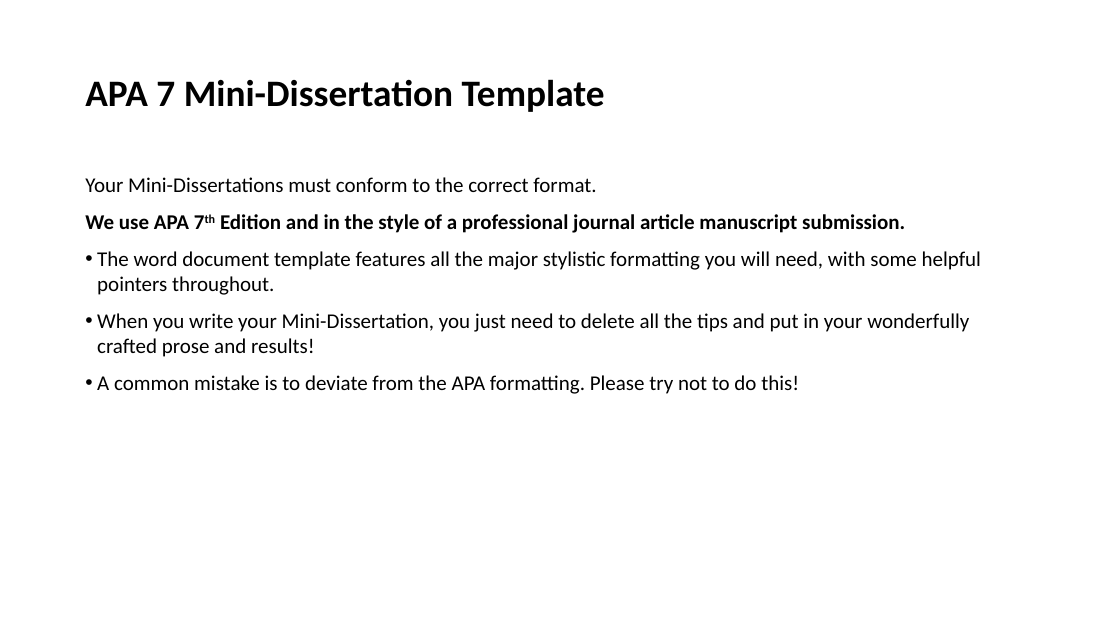
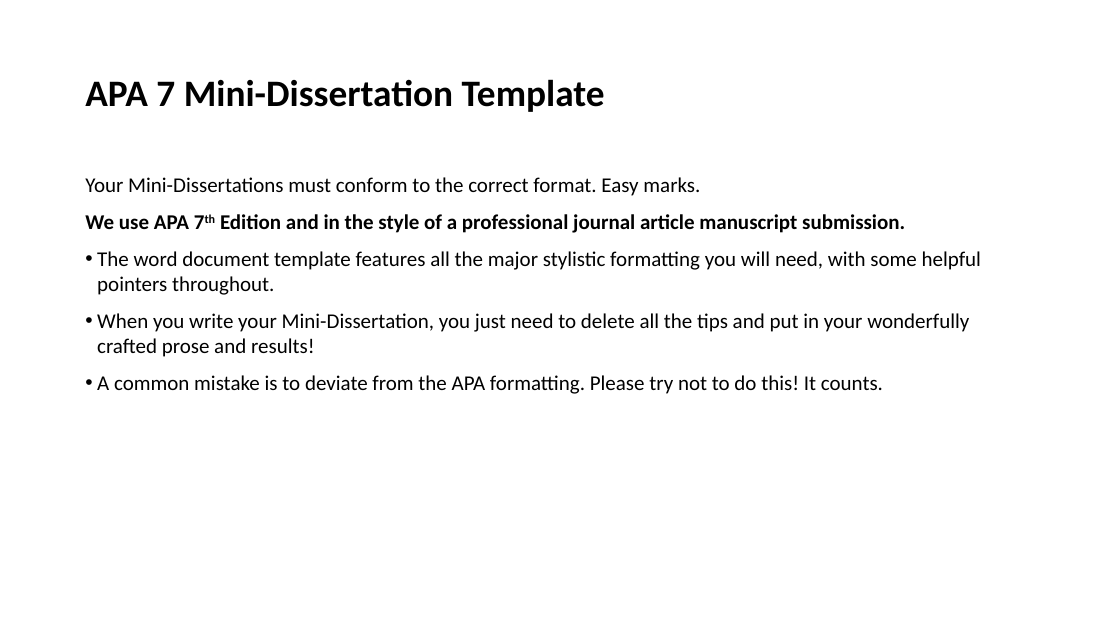
Before and after one commit to LittleMonkeyLab/PS52007Dslides, a slide deck: slide 12 of _site/lectures/Lecture10/Lecture10.pptx (slide 9 before the commit). Drawn at 1120x630 pixels with LibreOffice and Linux fonts; fonts in the diff are those of the drawing. Boxes give left, top, right and bottom in pixels: in the first picture for what was removed or moved away, otherwise in the second. Text is boxed around its words. In the diff, an @@ line names an element or a change of style, - is before the commit and + after.

```diff
--- a/_site/lectures/Lecture10/Lecture10.pptx
+++ b/_site/lectures/Lecture10/Lecture10.pptx
@@ text at (85,177,700,196): text changed @@
-Your Mini-Dissertations must conform to the correct format.
+Your Mini-Dissertations must conform to the correct format. Easy marks.
@@ text at (97,375,883,394): text changed @@
-• A common mistake is to deviate from the APA formatting. Please try not to do this!
+• A common mistake is to deviate from the APA formatting. Please try not to do this! It counts.
```
Also in this commit, not shown: 8 other slides changed, 6 slides added, 10 other files.
